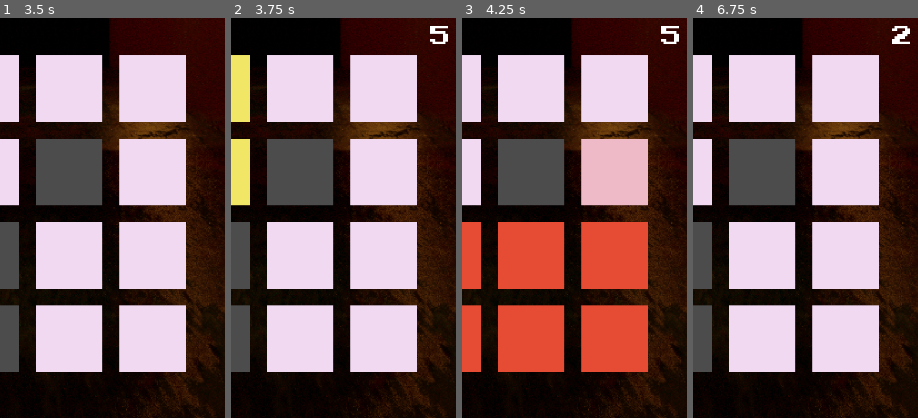
Above: before the commit, frames 1-4 (left to right).
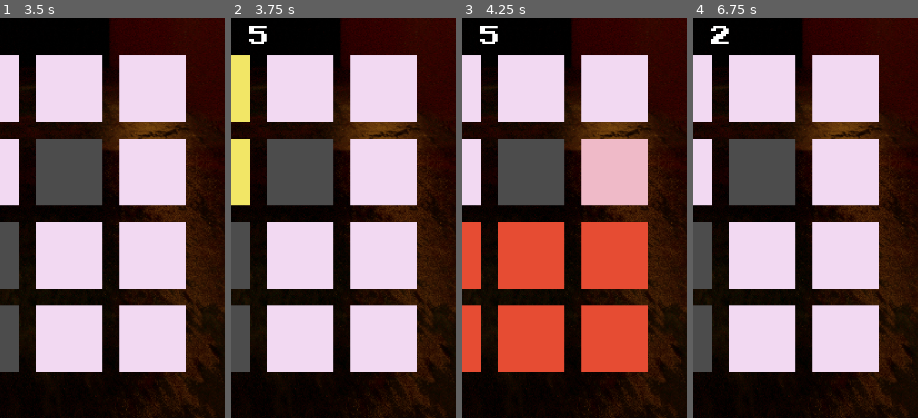
Above: after the commit, the same moments.

Repository: numberpup/phantom-passage
Game: Godot game, scene res://Scenes/UI/SplashScreen.tscn
Same seed, same stepped clock (60 frames per second), same inputs: the game is played once before the commit and once after it.
Inputs (mouse positions are % of the whole screen's width and height, from its top left):
- Up to frame 1 (3.5 s): move the mouse to (72, 45) at 0.52 s; click (72, 45) at 0.67 s; drag from (30, 55) to (45, 70) at 1.27 s; click "START" at 2 s; tap Enter at 2.75 s; move the mouse to (60, 28) at 2.77 s; click (60, 28) at 2.92 s
- Up to frame 2 (3.75 s): drag from (45, 70) to (20, 35) at 3.52 s
- Up to frame 3 (4.25 s): no input
- Up to frame 4 (6.75 s): move the mouse to (80, 65) at 4.27 s; click (80, 65) at 4.42 s; drag from (20, 35) to (35, 25) at 5.02 s; move the mouse to (55, 50) at 5.77 s; click (55, 50) at 5.92 s; drag from (35, 25) to (30, 55) at 6.52 s
The pictures show only the part of the screen within x 44-94%, y 48-98%; the shares and areas given below are measured in that part.

Frame 1 is identical in both runs. In frame 2, 0.5% of the frame differs, in the area x 8-97%, y 2-7%; in frame 3, 0.5%; in frame 4, 0.5%.

Commit message:
Timer text now centers in container
Timer text now centers as it updates. Timer moved temporarily to center of screen

Diff:
--- a/Scenes/LevelScreen.tscn
+++ b/Scenes/LevelScreen.tscn
@@ -52,16 +52,16 @@
 [node name="TimerContainer" type="MarginContainer" parent="."]
 custom_minimum_size = Vector2(100, 100)
 layout_mode = 1
-anchors_preset = 6
-anchor_left = 1.0
+anchors_preset = 8
+anchor_left = 0.5
 anchor_top = 0.5
-anchor_right = 1.0
+anchor_right = 0.5
 anchor_bottom = 0.5
-offset_left = -130.0
+offset_left = -50.0
 offset_top = -50.0
-offset_right = -30.0
+offset_right = 50.0
 offset_bottom = 50.0
-grow_horizontal = 0
+grow_horizontal = 2
 grow_vertical = 2
 
 [node name="TimerLabel" type="RichTextLabel" parent="TimerContainer"]
--- a/Scripts/level_screen.gd
+++ b/Scripts/level_screen.gd
@@ -94,7 +94,7 @@
 	instantiate_enemy()
 
 func on_timer_change() -> void:
-	$TimerContainer/TimerLabel.text = str(ceil($TimerContainer/Timer.time_left))
+	$TimerContainer/TimerLabel.text = "[center]" + str(ceil($TimerContainer/Timer.time_left))
 
 func _on_player_turn_start() -> void:
 	print("player turn start called")
